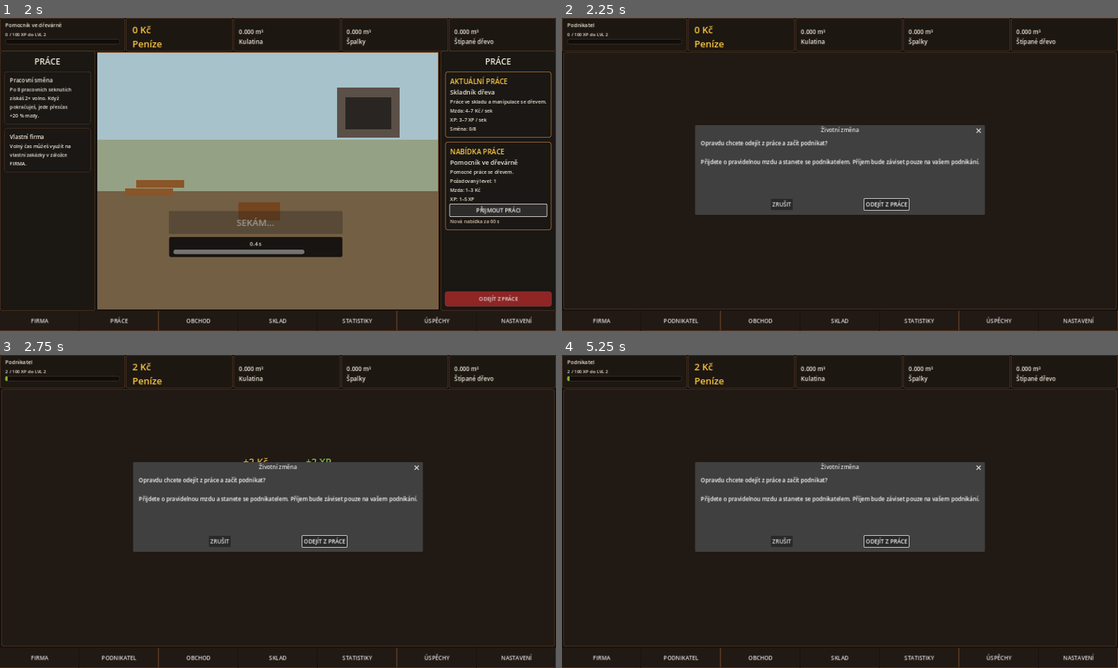
Above: before the commit, frames 1-4 (two rows, left to right).
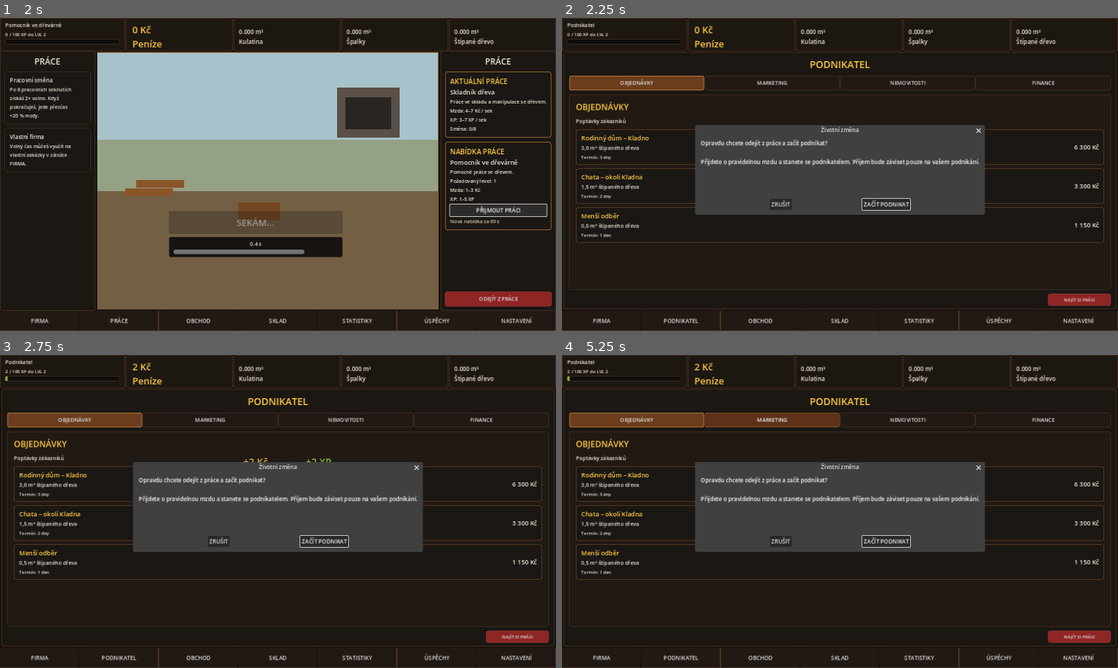
Above: after the commit, the same moments.

Repository: welewan-code/Lumberjack-John
Game: Godot game, scene res://Main.tscn
Same seed, same stepped clock (60 frames per second), same inputs: the game is played once before the commit and once after it.
Inputs (mouse positions are in pixels of both pictures, inside the frame that each line leads up to):
- Up to frame 1 (2 s): click "SEKNOUT" at 0.5 s; click "PŘIJMOUT PRÁCI" at 1.25 s
- Up to frame 2 (2.25 s): click "ODEJÍT Z PRÁCE" at 2 s
- Up to frame 3 (2.75 s): no input
- Up to frame 4 (5.25 s): click "FIRMA" at 2.75 s; click (634, 420) at 3.5 s, where only the run after the commit has a clickable "OBJEDNÁVKY"; click "PODNIKATEL" at 4.25 s; click (773, 420) at 5 s, where only the run after the commit has a clickable "MARKETING"

Frame 1 is identical in both runs. In frame 2, 4.8% of the frame differs, in the area x 0-100%, y 11-93%; in frame 3, 4.8%; in frame 4, 5.8%.

Commit message:
Enable career and entrepreneur interface

Diff:
--- a/Main.tscn
+++ b/Main.tscn
@@ -1,6 +1,6 @@
 [gd_scene load_steps=5 format=3]
 
-[ext_resource path="res://main.gd" type="Script" id="1"]
+[ext_resource path="res://main_career.gd" type="Script" id="1"]
 [ext_resource path="res://offline_manager_splitter.gd" type="Script" id="2"]
 [ext_resource path="res://test_mode.gd" type="Script" id="3"]
 [ext_resource path="res://visuals.gd" type="Script" id="4"]
